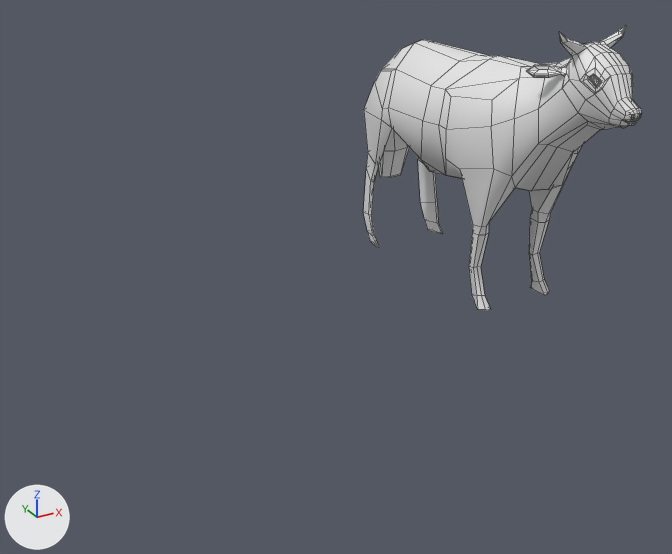
The FBX model Assets/Viridis Country/Models/Vaca/Vaca.fbx as it was, and as the next commit left it.
Before and after are seen from a 50 mm camera at (-5.72, -7.84, 4.02) aimed at (-2.2, -1.45, 0.82). The axes (+X, +Y, +Z) are drawn at lower left. The lights are the same throughout. Mesh edges are drawn as thin lines. Where no turn or scale is listed for an object, it has been applied to the vertices.

Script lines for the objects in view, before the commit:
```python
me_cube_004 = bpy.data.meshes.new('Cube.004')
me_cube_004.from_pydata(...)  # 625 vertices, 609 faces; spans x -0.61..0.61, y -2.51..1.27, z -0.01..2.79
ob_cube = bpy.data.objects.new('Cube', me_cube_004)
ob_cube.location = (0.0, 0.0, 0.0)
```
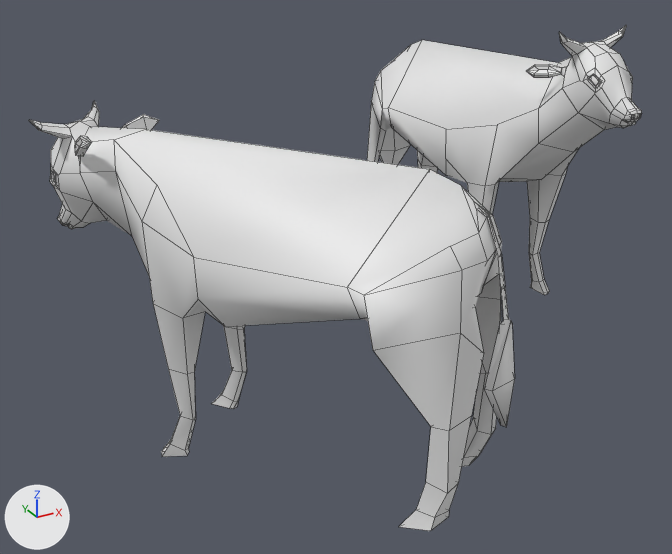
The newer file is also turned or shifted as a whole; pictures and numbers use the older file's frame.

The change, as a diff of the scene's bpy script:
```diff
--- a/Assets/Viridis Country/Models/Vaca/Vaca.fbx.py
+++ b/Assets/Viridis Country/Models/Vaca/Vaca.fbx.py
@@ me_cube_004 @@
 # used by ob_cube; location = (0.0, 0.0, 0.0)
-me_cube_004.from_pydata(...)  # 625 vertices, 609 faces; spans x -0.61..0.61, y -2.51..1.27, z -0.01..2.79
+me_cube_004.from_pydata(...)  # 838 vertices, 746 faces; spans x -4.53..0.61, y -3.86..1.27, z -0.01..2.79
+# me_cube_004 part 1: a new loose piece of 395 vertices spanning x -4.53..-1.95, y -3.86..-0.88, z -0.01..2.45
+# me_cube_004 part 2: 11 vertices moved from x -0.45..0.51, y -1.13..1.02, z 0.1..1.56 to x -0.49..0.42, y -1.21..1.12, z 0.11..1.48; 242 vertices removed from x -0.6..0.6, y -2.48..1.24, z -0.01..2.67; 36 vertices added at x -0.57..0.59, y -2.46..1.03, z 0.0..2.29
```

Location of each change, [x1, y1, x2, y2] in pixels of the pictures (672 x 554 px):
'Cube', reshaped (119% wider, 77% taller)
    before: [363, 25, 642, 310]
    after: [29, 25, 642, 531]
part 1 of me_cube_004, added
    after: [29, 101, 515, 531]
part 2 of me_cube_004, cut back
    before: [364, 40, 642, 247]
    after: [367, 40, 640, 222]
